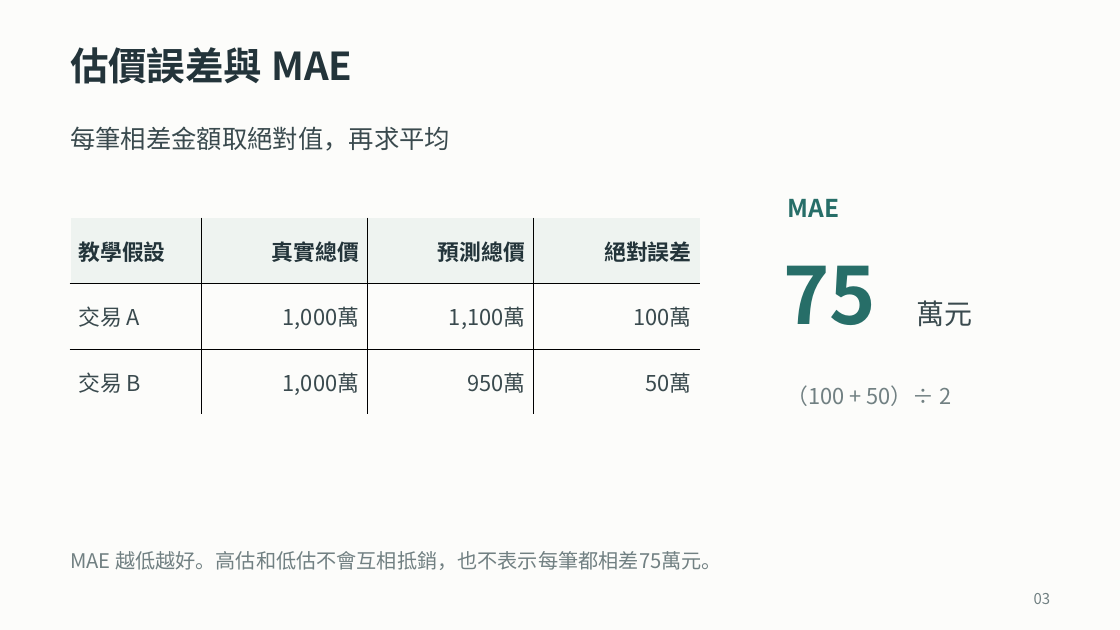
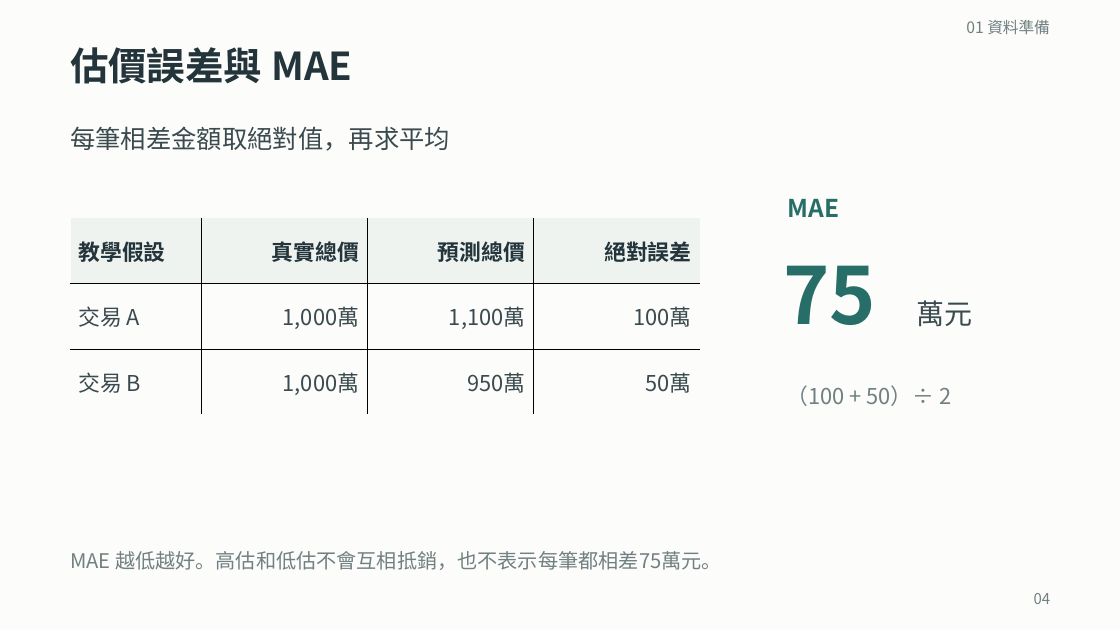
Before and after one commit to ziyi930108/nycu-house-price-regression, a slide deck: slide 4 of teaching/final_presentation/台灣房屋銷售價格預測挑戰賽_上台簡報.pptx (slide 3 before the commit). Drawn at 1120x630 pixels with LibreOffice and Linux fonts; fonts in the diff are those of the drawing. Boxes give left, top, right and bottom in pixels: in the first picture for what was removed or moved away, otherwise in the second. Text is boxed around its words. In the diff, an @@ line names an element or a change of style, - is before the commit and + after.

```diff
--- a/teaching/final_presentation/台灣房屋銷售價格預測挑戰賽_上台簡報.pptx
+++ b/teaching/final_presentation/台灣房屋銷售價格預測挑戰賽_上台簡報.pptx
@@ text added at (966,20,1050,34), 13.5 pt, text #718082 @@
+01 資料準備
@@ text at (1034,593,1051,604): text changed @@
-03
+04
```
Also in this commit, not shown: 13 other slides changed, 1 slide added, 1 slide removed, 25 other files.
